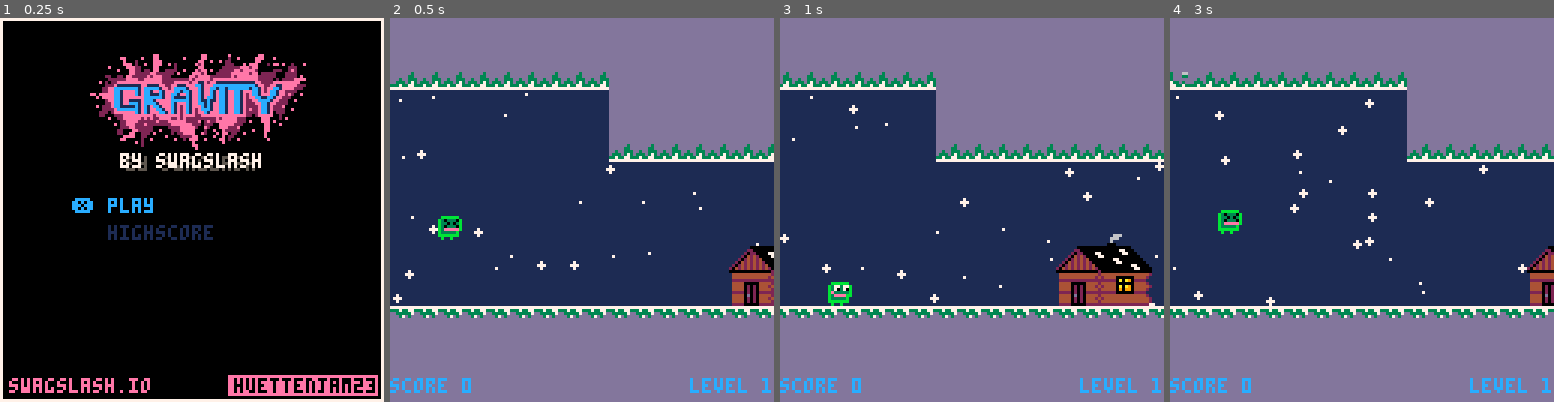
Above: before the commit, frames 1-4 (left to right).
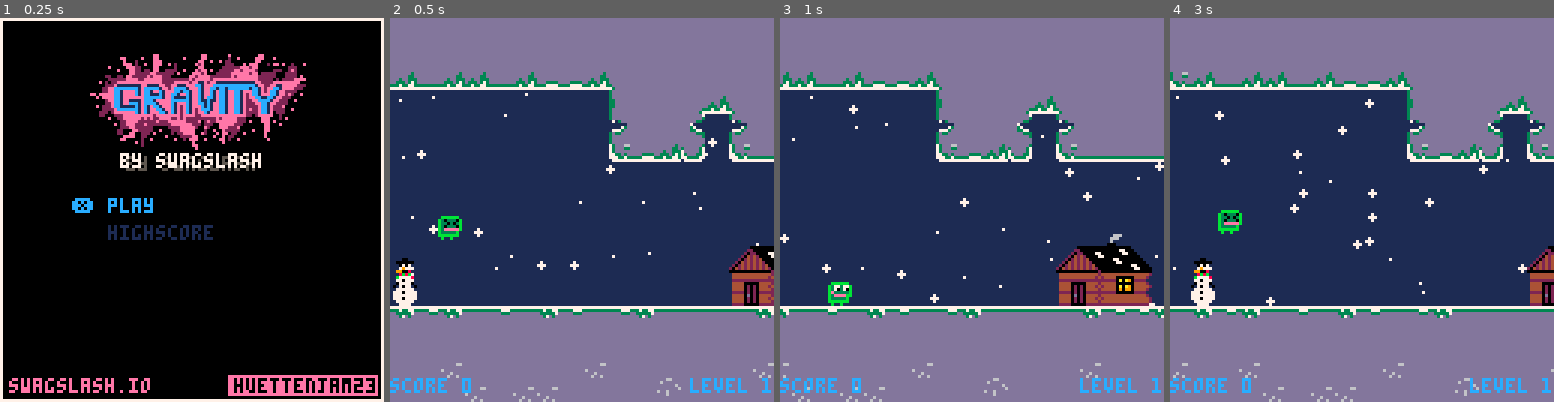
Above: after the commit, the same moments.

Repository: swagslash/huettenjam2023
Game: PICO-8 cartridge huettenjam2023.p8
Two runs of this game, one before a commit and one after it. Both use one fixed random seed, a clock stepped at 60 frames per second and the inputs below.
Inputs:
- Up to frame 1 (0.25 s): no input
- Up to frame 2 (0.5 s): tap X (X key) at 0.33 s
- Up to frame 3 (1 s): tap O (Z key) at 0.7 s
- Up to frame 4 (3 s): tap X (X key) at 1.07, 1.85, 2.97 s; tap O (Z key) every 0.4 s from 1.7 to 2.9 s; hold Up 2.15-2.42 s

Frame 1 is identical in both runs. In frame 2, 4.0% of the frame differs, in the area x 0-100%, y 14-100%; in frame 3, 3.7%; in frame 4, 4.0%.

Commit message:
beatify wede level

Diff:
--- a/huettenjam2023.p8
+++ b/huettenjam2023.p8
@@ -274,27 +274,27 @@
 
 
 __gff__
-0008800000000002000000000000000002020202020404020002020202000000040202020204040200020202020000000402020202020002000202020200000000000000000200000002020202000000000000000002020000000000000000000000000000000000000000000000000000000000000000000000000000000000
+0008800000000002000000000000000002020202020404020002020202000000040202020204040200020202020000000402020202020002000202020200000000000002020200000002020202000000000000020202020000000000000000000000000202020000000000000000000000000002020200000000000000000000
 0000000000000000000000000000000000000000000000000000000000000000000000000000000000000000000000000000000000000000000000000000000000000000000000000000000000000000000000000000000000000000000000000000000000000000000000000000000000000000000000000000000000000000
 __map__
-1010101010101010101010101010101010101010101010101010101010101010101010101010101010101010101010101010101010101010101010101010101010101010101010101010101010101010101010101010101010000000000000000000101010101021212121212121212121212121212121212121212121212121
-1010101010101010101010101010101010101010101010101010101010101010101010101010101010101010101010101010101010101010101010101010101010101010101010101010101010101010101010101010101010000000000000000000101010102200000100010001000000002500000000000100010000000000
-2321212121212121212110101010101010101010101010101010101010101010101010101010101010101010101010101010101010101010101010101010101010101010101010101010101010101010101010101010101010000000000000000000101010220000000000000000000000000000000000000000000000000000
-0000000000000000000010101010101010101010101010101010101010101010102121212121212121212121212121211010101010101010101010101010101010101010101010101010101010101010101021212121212122000000000000000000232122000000000013111100000000000000000000000000000000000000
-0000000000000000000010101010101010101010101010101010101010101010100000000000000000000000393a3b3c101010101010101010101010101010101010101010101010101010101010101010100000000000000000000000000000000026000000000000131010100000000000000000000000000000000000000f
-0000000000000000000021212121212121212121212121212121212121212121220000000000000000000000494a4b4c231010101010101010101010101010101010101010101010101010101010101010100000000000000000000000000000000000000000000013101010100000000000000001010100000000000001001f
-000000000000000000000000000000000000000000000000393a3b3c00000000000000000000000000000000595a5b5c0023211010101010101010101010101010101010101010101010101010102121212200000000000000000000000000000000000000000000232121212200000000001311111111111200000013111112
-000000000000000000000000000000000000000000000000494a4b4c00000000000000000000000000000000000000000000001010101010101010101010101010101010101010101010101010100000000000000000000000000000000000000000000000000000000000000000000000001010101010101000000010101010
-000000000000000000000000000000000000000000000000595a5b5c00000000000000000000000000000000000000000000001010212121212121212121212121212121212121212121212121220000000000000000000001000100010001000000000000000000000000000000000000002321212121212200000023212122
+1010101010101010101010101010101010101010101010101010101010101010101010101010101010101010101010101010101010101010101010101010101010101010101010101010101010101010101010101010101010000000000000000000101010105321212121212121212121212121212121212121212121212121
+1010101010101010101010101010101010101010101010101010101010101010101010101010101010101010101035101010101010101010101010101010101010101010101010101010101010101010101010101010101010000000000000000000101010532200000100010001000000002500000000000100010000000000
+2321342121342132322154101010101010101010101010101010101010101010101010101010101010355610355635561010101010101010101010101010101010101010101010101010101010101010101010101010101010000000000000000000101053220000000000000000000000000000000000000000000000000000
+0000000000000000000065101053215410101010101010101010101010101010533434213421323232213421322132345410101010101010101010101010101010101010101010101010101010101010105321212121212122000000000000000000232122000000000013111100000000000000000000000000000000000000
+0000000000000000000064101063006410101010101010101010101010101010750000000000000000000000393a3b3c643510101010101010101010101010101010101010101010101010101010101010630000000000000000000000000000000026000000000000134410100000000000000000000000000000000000000f
+0000000000000000000023322124002334343434213221213234213221323434220000000000000000000000494a4b4c235435101010101010101010101010101010101010101010101010101010101010750000000000000000000000000000000000000000000013101010100000000000000001010100000000000001001f
+000000000000000000000000000000000000000000000000393a3b3c00000000000000000000000000000000595a5b5c0023215410101010101010101010101010101010101010101010101010532121212200000000000000000000000000000000000000000000232121212200000000001311111111111200000013111112
+000000000000000000000000000000000000000000000000494a4b4c00000000000000000000000000000000000000000000006510101010101010101010101010101010101010101010101010750000000000000000000000000000000000000000000000000000000000000000000000001010101010101000000010101010
+000000000000000000000000000000000000000000000000595a5b5c00000000000000000000000000000000000000000000006453212121212121212121212121212121212121212121212121220000000000000000000001000100010001000000000000000000000000000000000000002321212121212200000023212122
 000000000000000000000000000000090a0b0c0000000000000000000000000700000000000000000000000000000000000000232200000000000000000000000000000000000000000000000000000000000000001311111111111111111111111112000000000000000000000000000000000001010100000000000001002f
-000000000000000000000000000000191a1b1c00000000000000000000000017131111111111111200000000000000000000002700000000000000000000000000000000000000000000000000000000000000000010101010101010101010101010100000000000000000090a0b0c000000000000000000000000000000003f
-000000000000000000000000000000292a2b2c00000000000000000000000013101010101010101011111111111112000000003700000000000000000000000000000000000000000000000000000000000000000023212121212121212121212121220000000000000007191a1b1c0000000000000000000000000000000000
-1111111111111111111111111111111111111111111111111111111111111110101010101010101010101010101010000000000000000000000000000000000000000000000000000000000000000000000000000000000000000000000000000000000000000100000017292a2b2c0001000100000000000000000000000000
-1010101010101010101010101010101010101010101010101010101010101010101010101010101010101010101010000000000000000000000001010100000016000000010101000015000000000000000000000000000000000000000000000000000000131111111111111111111111111112000000010101010100000000
-1010101010101010101010101010101010101010101010101010101010101010101010101010101010101010101010000000000000000000131111111111111111111111111111111111111112000000000000000000000000000000000000000000000000101010101010101010101010101010111111111111111111111111
-1010101010101010101010101010101010101010101010101010101010101010101010101010101010101010101010202020202020202020101010101010101010101010101010101010101010202020202020202020202020202020202020202020202020101010101010101010101010101010101010101010101010101010
-1010101010101010101010101010101010101010101010101010101010101010101010101010101010100000000000000000000000000000000000000000000000000000000000000000000000000000000000000000000000000000000000000000000000000000000000000000000000000000000000000000000000000000
-0000000000000000000000000000000000000000000000000000001000000000000000000000101010100000000000000000000000000000000000000000000000000000000000000000000000000000000000000000000000000000000000000000000000000000000000000000000000000000000000000000000000000000
+000700000000000000000000000000191a1b1c00000000000000000000000017131133313311311200000000000000000000002700000000000000000000000000000000000000000000000000000000000000000064101010101010101010101010100000000000000000090a0b0c000000000000000000000000000000003f
+001700000000000000000000000000292a2b2c00000000000000000000000013445655555655554311313133333312000000003700000000000000000000000000000000000000000000000000000000000000000023212121212121212121212121220000000000000007191a1b1c0000000000000000000000000000000000
+3311311133313311313331113333333311313111111111111111111111111155551055455510555610101010101063000000000000000000000000000000000000000000000000000000000000000000000000000000000000000000000000000000000000000100000017292a2b2c0001000100000000000000000000000000
+1010101010101010101010101010101010101010101010101010101010101010101010101010101010101010101075000000000000000000000001010100000016000000010101000015000000000000000000000000000000000000000000000000000000131111111111111111111111111112000000010101010100000000
+5610105610101010105610101010101056101010101010101010101010101010101010101010101010101010101075000000000000000000131111111111111111111111111111111111111112000000000000000000000000000000000000000000000000101010101010103556561010101043111111111111111111111111
+1010101056105656101010105510101010101010551056101056101010101010101010101010101010101010101063202020202020202020641010101010101010101010101010101010101063202020202020202020202020202020202020202020202020101010351010101045101010101010101010101010101010101010
+5645104556455645561055451010455645104510564510561010101010101010101010101010101010100000000000000000000000000000000000000000000000000000000000000000000000000000000000000000000000000000000000000000000000000000000000000000000000000000000000000000000000000000
+0000000000000000000000000045000000450000000000000000001000000000000000000000101010100000000000000000000000000000000000000000000000000000000000000000000000000000000000000000000000000000000000000000000000000000000000000000000000000000000000000000000000000000
 1010101010101010101010101010101000000000000000000000000000000000000000000000000000000000000000000000000000000000000000000000000000000000000000000000000000000000000000000000000000000000000000000000000000000000000000000000000000000000000000000000000000000000
 1010101010101010101010101010101000000000000000101010100000000000000000000000000000000000000000000000000000000000000000000000000000000000000000000000000000000000000000000000000000000000000000000000000000000000000000000000000000000000000000000000000000000000
 2321212121212121212110101010101010101010100000101010100000000000000000000000000000000000000000000000000000000000000000000000000000000000000000000000000000000000000000000000000000000000000000000000000000000000000000000000000000000000000000000000000000000000
Not shown, changed: 33 lines of the sprite sheet (__gfx__) section of huettenjam2023.p8
